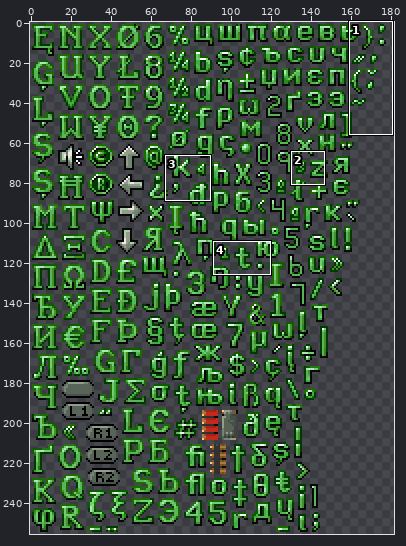
Edited in one commit: sprite sheet (src/Resources/TR2/Font/alpha_sprites_01.png). The first picture is a wide view before the edit; the outline marks the close-up.
Close-up. The starting point:
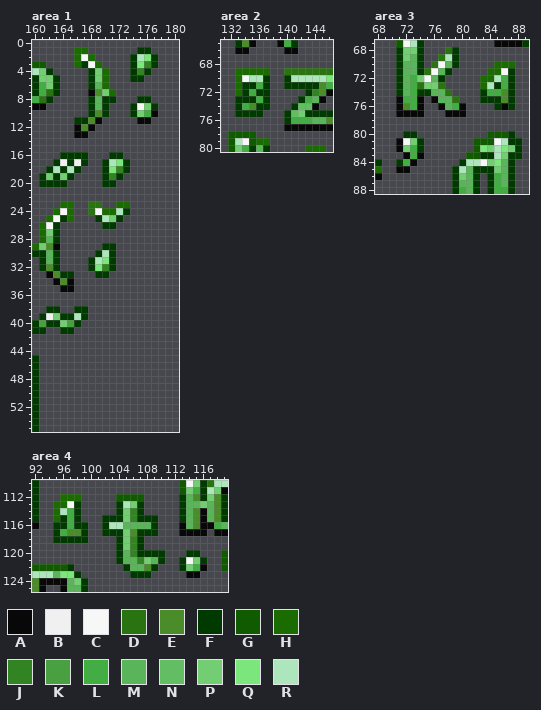
The file is 256x256 pixels. Colours within 5 levels of each other are drawn and written as one. Shown: area 1: x 160..180, y 0..55; area 2: x 131..146, y 65..80; area 3: x 68..89, y 67..88; area 4: x 92..119, y 110..125. The wide view leaves out empty margins. The commit also changed other parts of the picture, which this record leaves out.
Palette (. is transparent): A #080808  B #f0f0f0  C #f7f7f7  D #297310  E #4a8c29  F #013a00  G #105a00  H #1a6b00  J #318421  K #48a040  L #42ad42  M #5ab55a  N #63bd63  P #73ce73  Q #7be67b  R #ade6bd
Pixels before, area 1, first column x 160:
 1 ......HH.......FF.
 2 ......HCH.....FRQF
 3 GG....HFCH....FQJF
 4 RPF.....FPH...FJF.
 5 FPPF....FPH...FF..
 6 FLPF....FMH.......
 7 FLDF....AEPH......
 8 LDF.....FMFF...FF.
 9 AA......FMF...FCPF
10 ........FEF...FPLA
11 ......FFEA.....AA.
12 ......AEA.........
13 ......AA..........
14 ..................
15 ..................
16 ....FFFF...FF.....
17 ...FBFBF..FRQF....
18 ..FRFRF...FQJF....
19 .FPFPF....FJF.....
20 .FFFF.....FF......
21 ..................
22 ..................
23 ....HH..DD..HH....
24 ...HCH..DCHHRF....
25 ..HCFH...FRPF.....
26 .HCF......FF......
27 .HPF..............
28 .HMF..............
29 HPEA......FF......
30 FFMF.....FRF......
31 .FMF....FRQF......
32 .FEF....FQJF......
33 ..AEFF...FF.......
34 ...AEA............
35 ....AA............
36 ..................
37 ..................
38 ..FF..FF..........
39 .FBPFFRF..........
40 FKFFPKF...........
41 FF..FF............
42 ..................
43 ..................
44 ..................
45 F.................
46 F.................
47 F.................
48 F.................
49 F.................
50 F.................
51 F.................
52 F.................
53 F.................
54 F.................
55 F.................
Pixels before, area 2, first column x 132:
65 .FEA...ALF.....
66 .AA.....AA.....
67 ...............
68 ...............
69 .HHHHH..DDDDDDD
70 .HCRRF..FRRRRRQ
71 .HFFLF..FFFFFEL
72 .HFLFF.....FJEA
73 .FFFLF....FLMA.
74 .FLEFF...FNNA..
75 .FFFF...FNPFFFF
76 ........FLLLMME
77 ........AAAAAAA
78 GGGG...........
79 GRCGHH.........
80 GPLFMF.....HHH.
Pixels before, area 3, first column x 68:
67 ...GCRF..........AAAAF
68 ...FPPF...DF..........
69 ...FPMF..DRF..........
70 ...FMMF.DCMF.....HHH..
71 ...FMMFDCMF.....HHCF..
72 ...FMLPCMF.....HHRLF..
73 ...FMLDPPD.....HRFLF..
74 ...FMLFFMMD....FLLEF..
75 ...ALLA.AMMD...FFFEF..
76 ...AELA..AMLA....FAF..
77 ...AAAA...AAA.........
78 ......................
79 ......................
80 ....FF..........GGGF..
81 ...ACPF.......GGGCRFF.
82 ...APLF.......GQPRQPF.
83 ....ALA......GGFFRPFF.
84 F..FLA......FRRCPQMF..
85 H..AA......FRMFFFPMF..
86 A..........FPMF.FLMF..
87 ...........FMMF.FLMF..
88 ...........FLMF.FLLF..
Pixels before, area 4, first column x 92:
110 F....................GCPFDRR
111 F....................GPLFRPA
112 F...HHH.....GGGG.....FMEFPEF
113 F..HHCF.....FRPF.....FMMPMEF
114 F..HRLF.....FPJF.....FMEAMEF
115 F..HFLF...FFFPJFFF...FMEAMEF
116 A..FFLFF..FRRMMMMF...AMEAALM
117 ...FLEEF..FFFPEFFF...AAAA.AA
118 ...FFFFF....FPJF............
119 ............FPJF............
120 ............FMJFFFF...FF...G
121 ............FMMJPMF..FCPF..G
122 GGGGGF.......FMMEF...FPLA..G
123 RRRMQQF.......FFF.....AA....
124 EAAAAMPF....................
125 EA..AMMF....................
And afterwards:
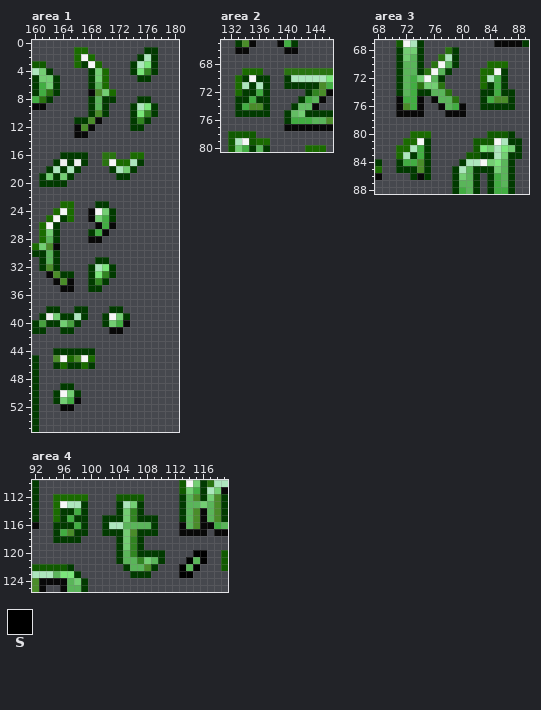
Colours new in this view: S #000000
Difference:
Changed rows in their new state; - is an unchanged pixel.
Area 1:
first column x 174:
 1 -.-F
 2 .FR-
 3 -RQ-
 4 -QJF
 5 .-F-
first column x 174:
 9 -RQ-
10 -QJF
11 FJF-
12 FF--
first column x 163:
16 -------DD.-HH
17 -------DCHHRF
18 -------.FRPF-
19 -------..-F--
20 -------..----
23 -----.FF-..--
24 -----A-PF..--
25 -----APLF.---
26 ------ALA----
27 -----FLA-----
28 -----AA------
29 -------..----
30 ------...----
31 -----.FF.----
32 ------RQ-----
33 -----FQJF----
34 -----FJF-----
35 -----FF------
38 --------FF---
39 -------FCPF--
40 -------FPLA--
41 --------AA---
44 FFFFFF-------
45 ECHECH-------
46 FHFFHF-------
49 -FF----------
50 FCPF---------
51 FPLA---------
52 -AA----------
Area 2:
first column x 133:
69 .---.
70 -FCF-
71 -R-R-
72 --FL-
73 --LF-
74 ---E-
75 ----F
Area 3:
first column x 83:
70 -H--.
71 H-CF.
72 -RLF.
73 -FLF.
74 -F-F-
75 -LE--
76 FF-F-
first column x 71:
80 -.HHH
81 .HHCF
82 HHRLF
83 HRFLF
84 --LEF
85 FFFEF
86 --FAF
Area 4:
first column x 95:
112 H---H-----------------
113 -CRRF-----------------
114 -FFLF-----------------
115 ----F-----------------
116 --FL------------------
117 ---F------------------
118 ----.-----------------
120 -------------------.SS
121 ------------------.SMS
122 ------------------SMS.
123 ------------------SS.-
